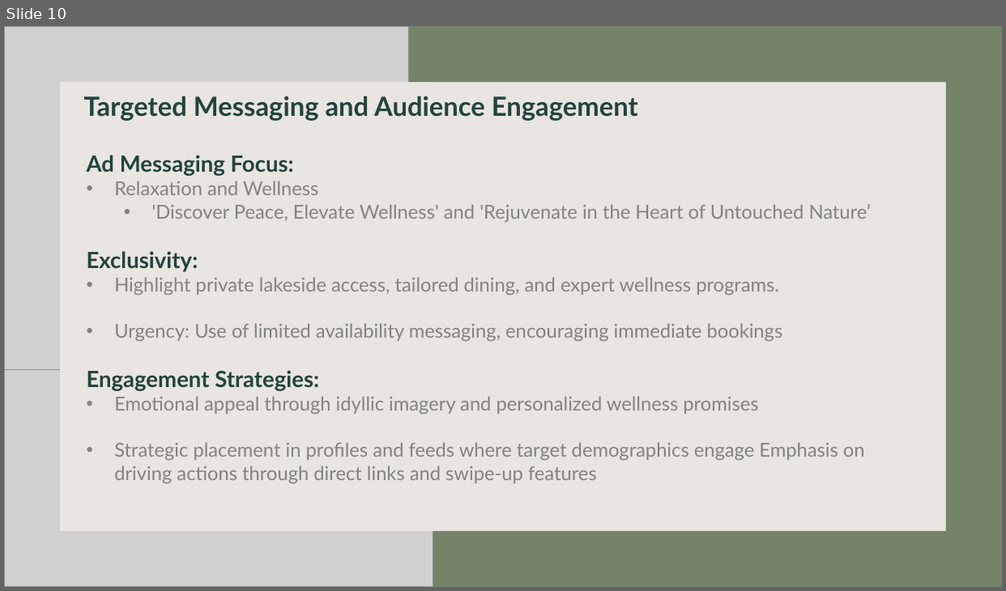
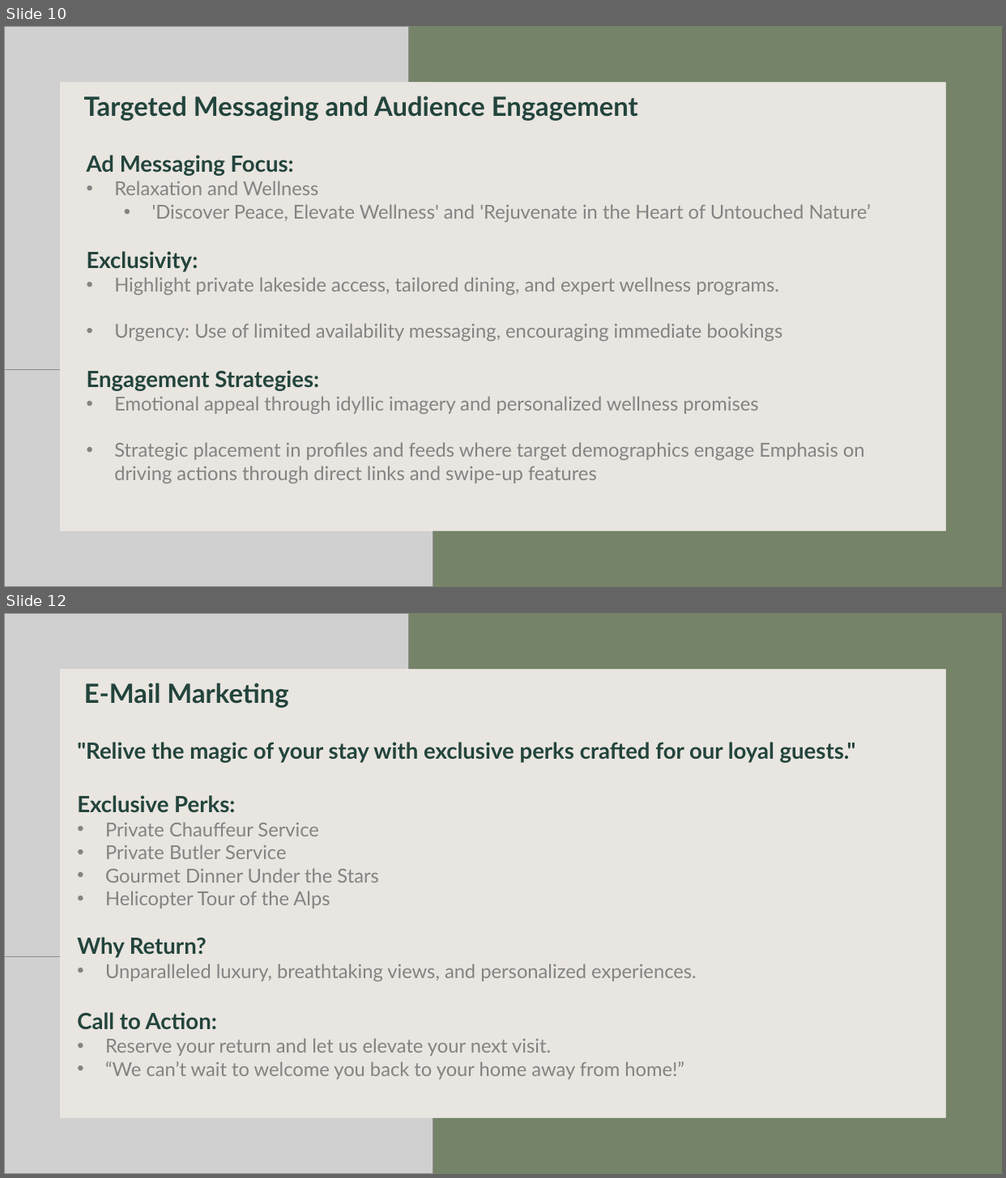
Before and after one commit to markusKoppensteiner1998/digitalMarketing, a slide deck: DIGMA_Presentation.pptx. Shown one above the other, each under a label of ours: slide 10 before the commit, slides 10 and 12 after it; the slides between them are not shown. The pictures are 1006x591 and 1006x1178 pixels, drawn with LibreOffice and Linux fonts; fonts in the diff are those of the drawing; grey boxes stand for pictures; background and template pictures are left out. Boxes give left, top, right and bottom in pixels: in the first picture for what was removed or moved away, otherwise in the second. Text is boxed around its words. In the diff, an @@ line names an element or a change of style, - is before the commit and + after.

```diff
--- a/DIGMA_Presentation.pptx
+++ b/DIGMA_Presentation.pptx
@@ slide 12 added at (x1=4, y1=613, x2=1002, y2=1174), background #FFFFFF @@
@@ rectangle added at (x1=4, y1=613, x2=1002, y2=1174), fill #758468 @@
@@ picture added at (x1=4, y1=613, x2=409, y2=956) @@
@@ picture added at (x1=4, y1=670, x2=433, y2=1174) @@
@@ rectangle added at (x1=59, y1=669, x2=945, y2=1118), fill #E0DAD4 at 70% opacity @@
@@ rectangle added at (x1=60, y1=669, x2=946, y2=1118), fill #FFFFFF @@
@@ text added at (x1=84, y1=683, x2=288, y2=708), 25.5 pt, text #22443C, bold @@
+E-Mail Marketing
@@ text added at (x1=77, y1=742, x2=856, y2=1080), 18.5 pt, text #838383 @@
+"Relive the magic of your stay with exclusive perks crafted for our loyal guests."
+Exclusive Perks:
+• Private Chauffeur Service
+• Private Butler Service
+• Gourmet Dinner Under the Stars
+• Helicopter Tour of the Alps
+Why Return?
+• Unparalleled luxury, breathtaking views, and personalized experiences.
+Call to Action:
+• Reserve your return and let us elevate your next visit.
+• “We can’t wait to welcome you back to your home away from home!”
```
Also in this commit, not shown: 13 other slides added, 1 other file.
